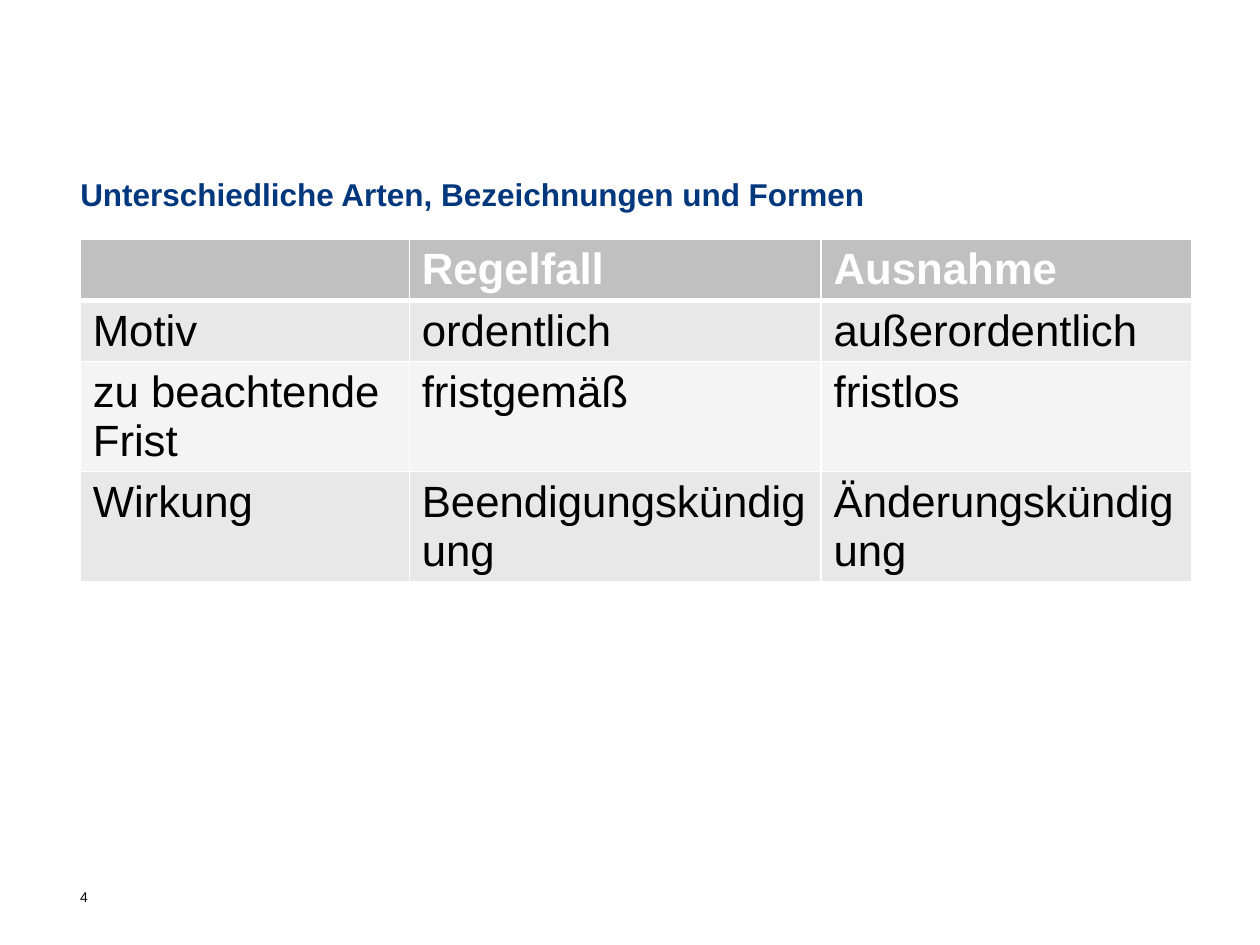
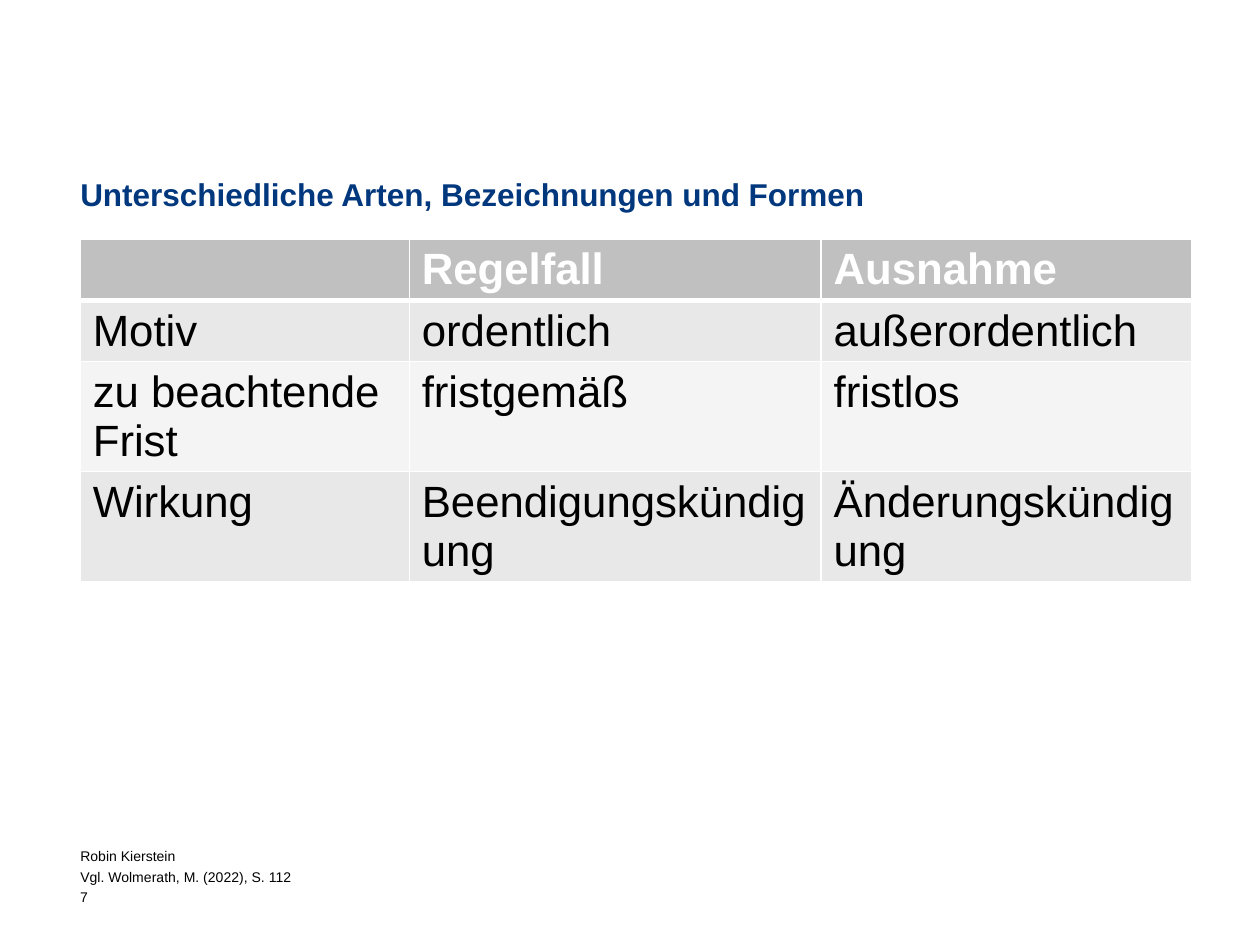
Before and after one commit to Debkou/Weorkshop, a slide deck: slide 7 of Führung Folien Robin.pptx (slide 4 before the commit). Drawn at 1260x945 pixels with LibreOffice and Linux fonts; fonts in the diff are those of the drawing; background and template pictures are left out. Boxes give left, top, right and bottom in pixels: in the first picture for what was removed or moved away, otherwise in the second. Text is boxed around its words. In the diff, an @@ line names an element or a change of style, - is before the commit and + after.

```diff
--- a/Führung Folien Robin.pptx
+++ b/Führung Folien Robin.pptx
@@ text added at (80, 851, 291, 885), 8 pt, text #000000 @@
+Robin Kierstein
+Vgl. Wolmerath, M. (2022), S. 112
@@ page number at (80, 892, 88, 902): text changed @@
-4
+7
```
Also in this commit, not shown: 10 other slides changed, 9 slides added.
